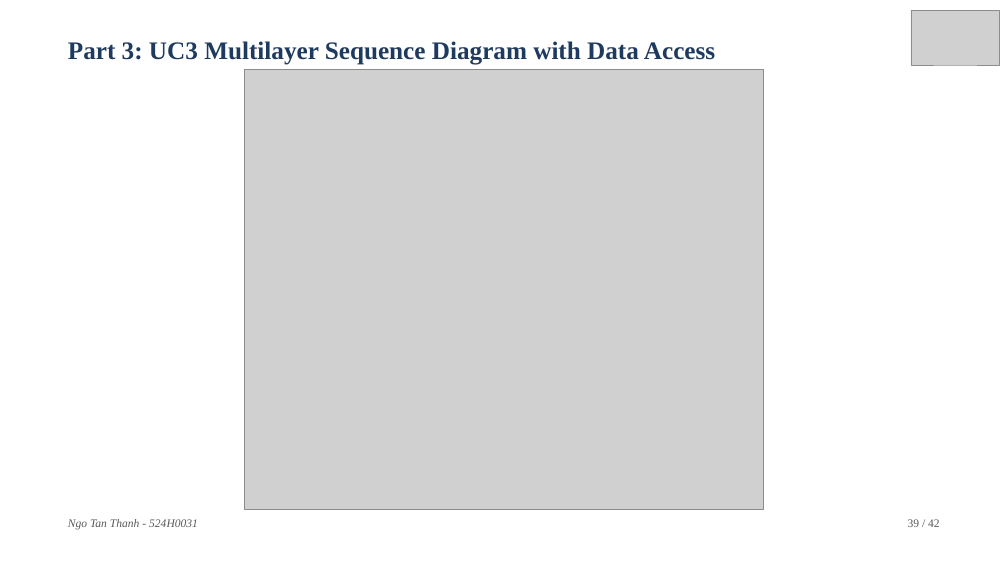
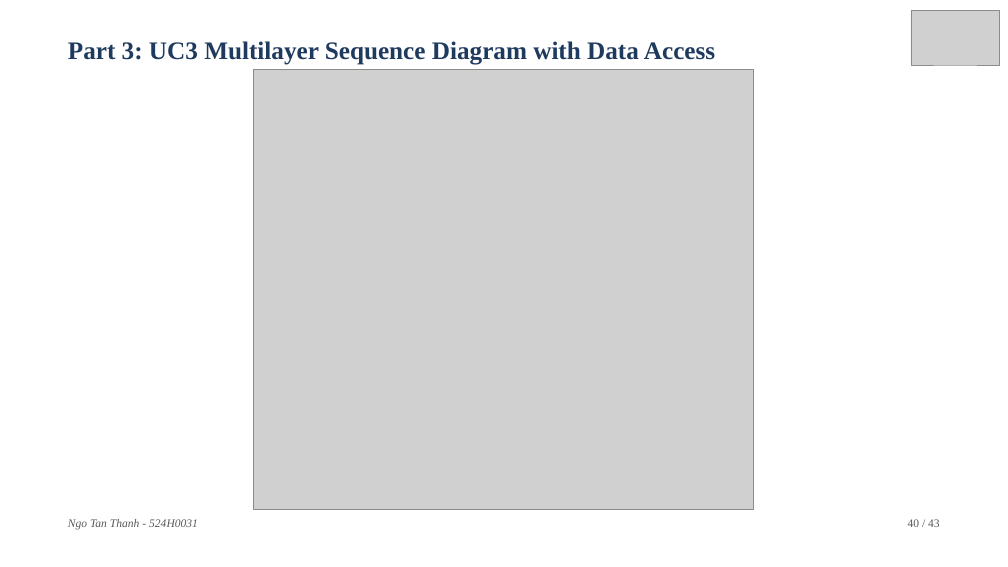
Before and after one commit to DoQuocTrung06/SaigonBite-RAD-TeamF10, a slide deck: slide 40 of Part_3/TeamF10_Presentation_for_SaigonBite.pptx (slide 39 before the commit). Drawn at 1008x567 pixels with LibreOffice and Linux fonts; fonts in the diff are those of the drawing; grey boxes stand for pictures. Boxes give left, top, right and bottom in pixels: in the first picture for what was removed or moved away, otherwise in the second. Text is boxed around its words. In the diff, an @@ line names an element or a change of style, - is before the commit and + after.

```diff
--- a/Part_3/TeamF10_Presentation_for_SaigonBite.pptx
+++ b/Part_3/TeamF10_Presentation_for_SaigonBite.pptx
@@ picture: place and size @@
-picture at (245,70,764,510)
+picture at (254,70,754,510)
@@ text at (908,519,940,527): text changed @@
-39 / 42
+40 / 43
```
Also in this commit, not shown: 41 other slides changed, 1 slide added, 19 other files.
